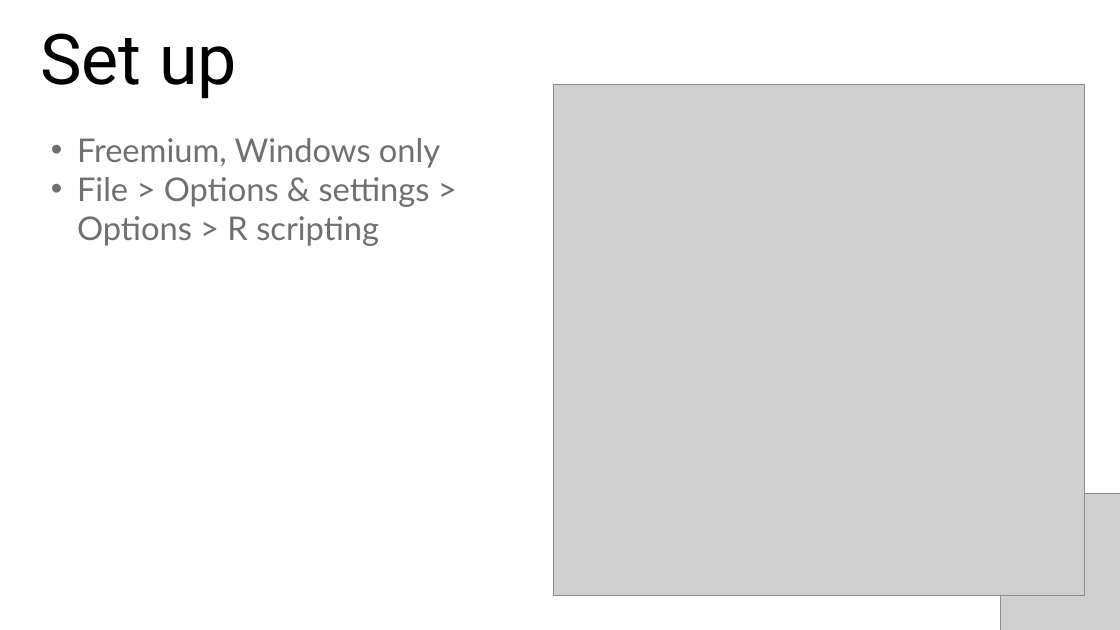
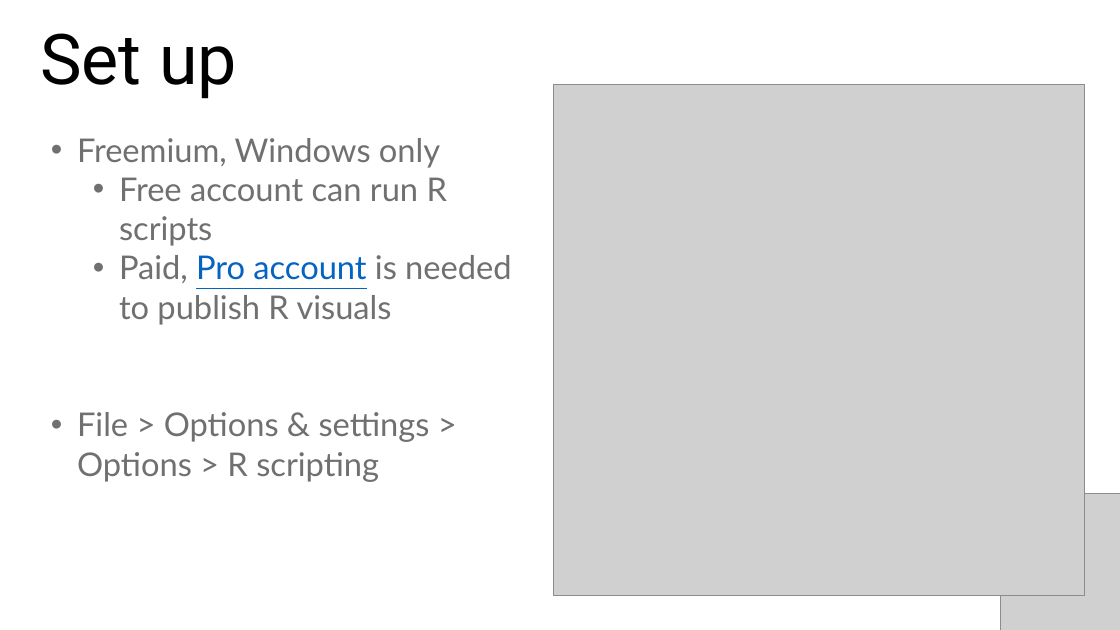
Before and after one commit to stringfestdata/satrday-r-power-bi, a slide deck: slide 5 of satrday-r-power-bi.pptx. Drawn at 1120x630 pixels with LibreOffice and Linux fonts; fonts in the diff are those of the drawing; grey boxes stand for pictures. Boxes give left, top, right and bottom in pixels: in the first picture for what was removed or moved away, otherwise in the second. Text is boxed around its words. In the diff, an @@ line names an element or a change of style, - is before the commit and + after.

```diff
--- a/satrday-r-power-bi.pptx
+++ b/satrday-r-power-bi.pptx
@@ text at <box>119,177,511,325</box>: paragraphs added @@
+  • Free account can run R scripts
+  • Paid, Pro account is needed to publish R visuals
```
Also in this commit, not shown: 2 other files.
